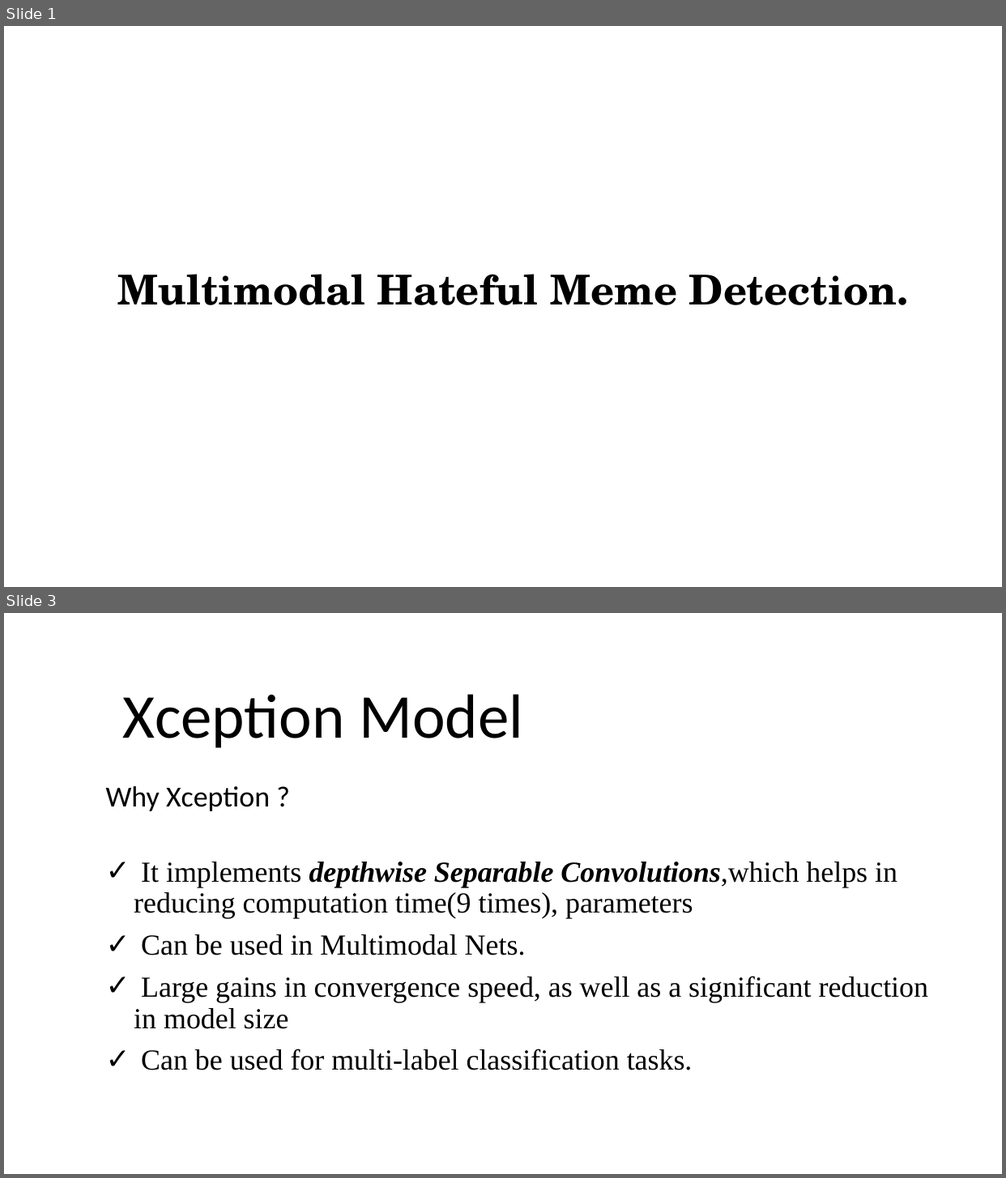
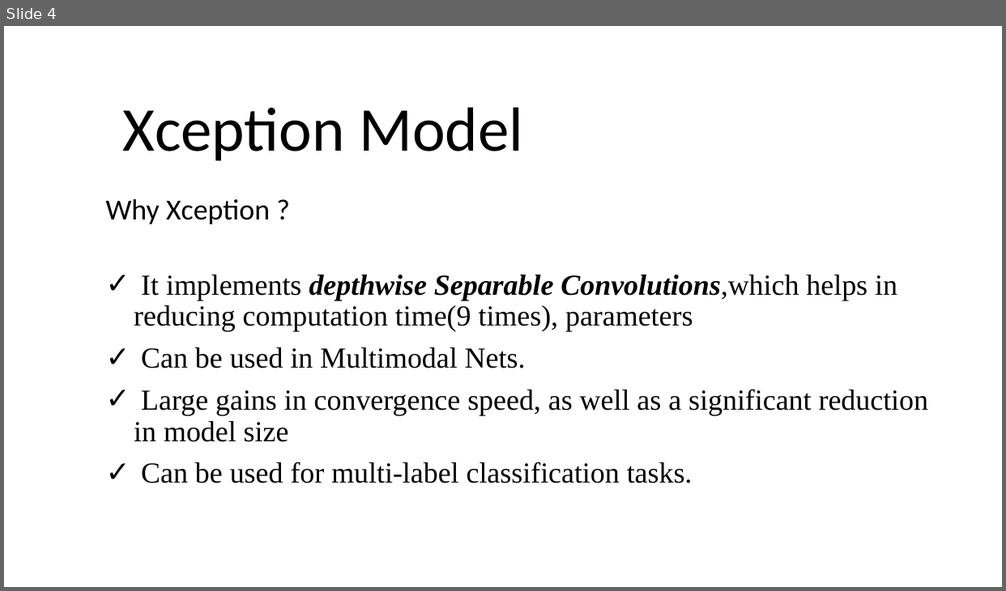
Before and after one commit to VarunBohara/Mini-Project-Documents, a slide deck: Mini Project( without task1 task2 ).pptx. Shown one above the other, each under a label of ours: slides 1 and 3 before the commit, slide 4 after it; the slides between them are not shown. The pictures are 1006x1178 and 1006x591 pixels, drawn with LibreOffice and Linux fonts; fonts in the diff are those of the drawing. Boxes give left, top, right and bottom in pixels: in the first picture for what was removed or moved away, otherwise in the second. Text is boxed around its words. In the diff, an @@ line names an element or a change of style, - is before the commit and + after.

```diff
--- a/Mini Project( without task1 task2 ).pptx
+++ b/Mini Project( without task1 task2 ).pptx
@@ slide 1 removed at box(4, 26, 1002, 587), background #FFFFFF @@
@@ title removed at box(117, 274, 908, 305) @@
-Multimodal Hateful Meme Detection.
@@ what was slide 3 is now slide 4 @@
```
Also in this commit, not shown: 2 slides changed, 2 slides added.
